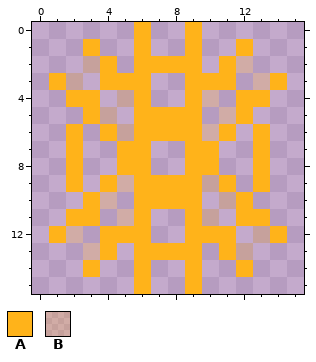
A pixel-art sprite gets an edit: docs/.vuepress/public/images/favicon-16x16.png. Above, as it was before the edit.
The file is 16x16 pixels.
Palette (. is transparent): A #ffb31a  B #ffb31a37
Pixels before, first column x 1:
 0 .....A..A.....
 1 ..A..A..A..A..
 2 ..BA.AAAA.AB..
 3 AB.AAA..AAA.BA
 4 .AA.BA..AB.AA.
 5 ..AB.AAAA.BA..
 6 .A.ABAAAABA.A.
 7 .A..AA..AA..A.
 8 .A..AA..AA..A.
 9 .A.ABAAAABA.A.
10 ..AB.AAAA.BA..
11 .AA.BA..AB.AA.
12 AB.AAA..AAA.BA
13 ..BA.AAAA.AB..
14 ..A..A..A..A..
15 .....A..A.....
After:
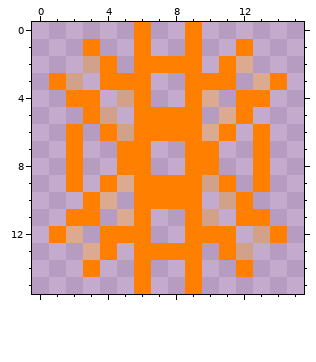
What changed:
Colour A changes from #ffb31a to #ff8000.
Colour B changes from #ffb31a37 to #ffaa3362.
Pixel boxes of the changes (left, top, right, bottom) in both pictures:
changed: (49, 22, 287, 294)
